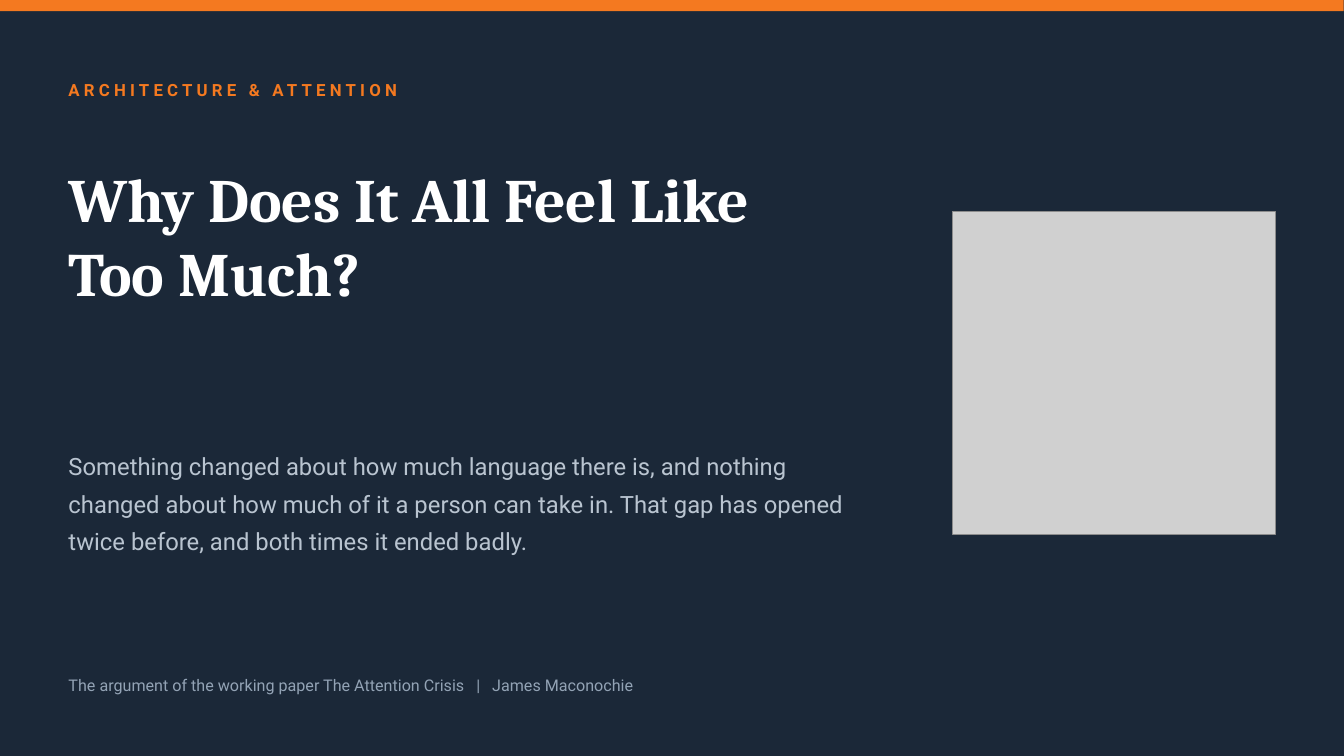
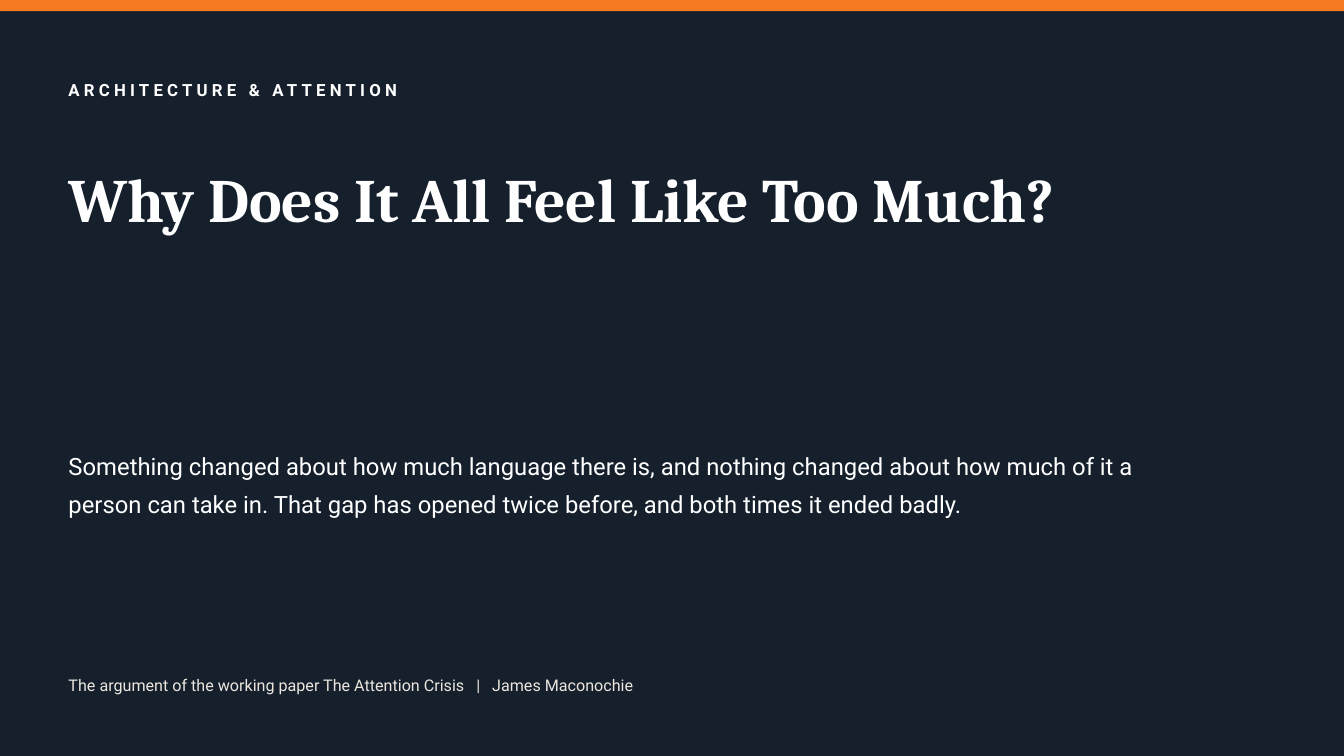
Before and after one commit to jammit1994/jamesmaconochie.github.io, a slide deck: slide 1 of assets/companions/why-does-it-all-feel-like-too-much.pptx. Drawn at 1344x756 pixels with LibreOffice and Linux fonts; fonts in the diff are those of the drawing; grey boxes stand for pictures; background and template pictures are left out. Boxes give left, top, right and bottom in pixels: in the first picture for what was removed or moved away, otherwise in the second. Text is boxed around its words. In the diff, an @@ line names an element or a change of style, - is before the commit and + after.

```diff
--- a/assets/companions/why-does-it-all-feel-like-too-much.pptx
+++ b/assets/companions/why-does-it-all-feel-like-too-much.pptx
@@ rectangle removed at (x1=0, y1=0, x2=1344, y2=11) @@
@@ rectangle added at (x1=0, y1=0, x2=1344, y2=756), fill #000000 at 20% opacity @@
@@ rectangle added at (x1=0, y1=0, x2=1344, y2=11), fill #F47920 @@
@@ text "ARCHITECTURE & ATTENTION" at (x1=69, y1=73, x2=774, y2=107): text colour #F47920 to #FFFFFF @@
@@ text "Why Does It All Feel ..." rewrapped from (x1=68, y1=179, x2=749, y2=297) to (x1=68, y1=179, x2=1055, y2=236) @@
@@ picture removed at (x1=953, y1=212, x2=1275, y2=534) @@
@@ text "Something changed about how much ..." at (x1=68, y1=457, x2=1132, y2=518): text colour #B9C4D0 to #FFFFFF @@
@@ text "The argument of the working ..." at (x1=68, y1=678, x2=633, y2=695): text colour #93A3B5 to #ECE6DF @@
```
Also in this commit, not shown: 13 other files.
